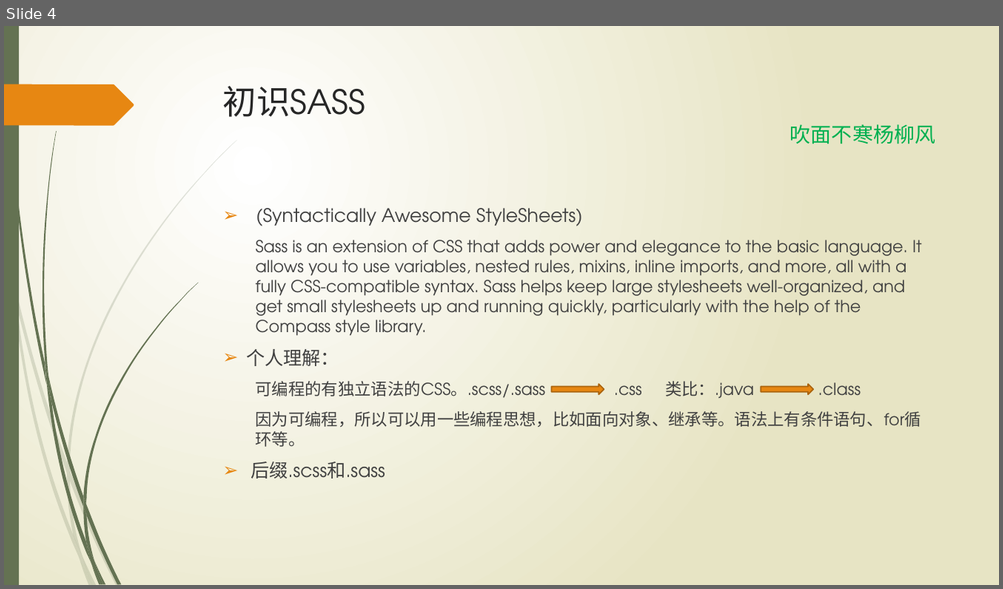
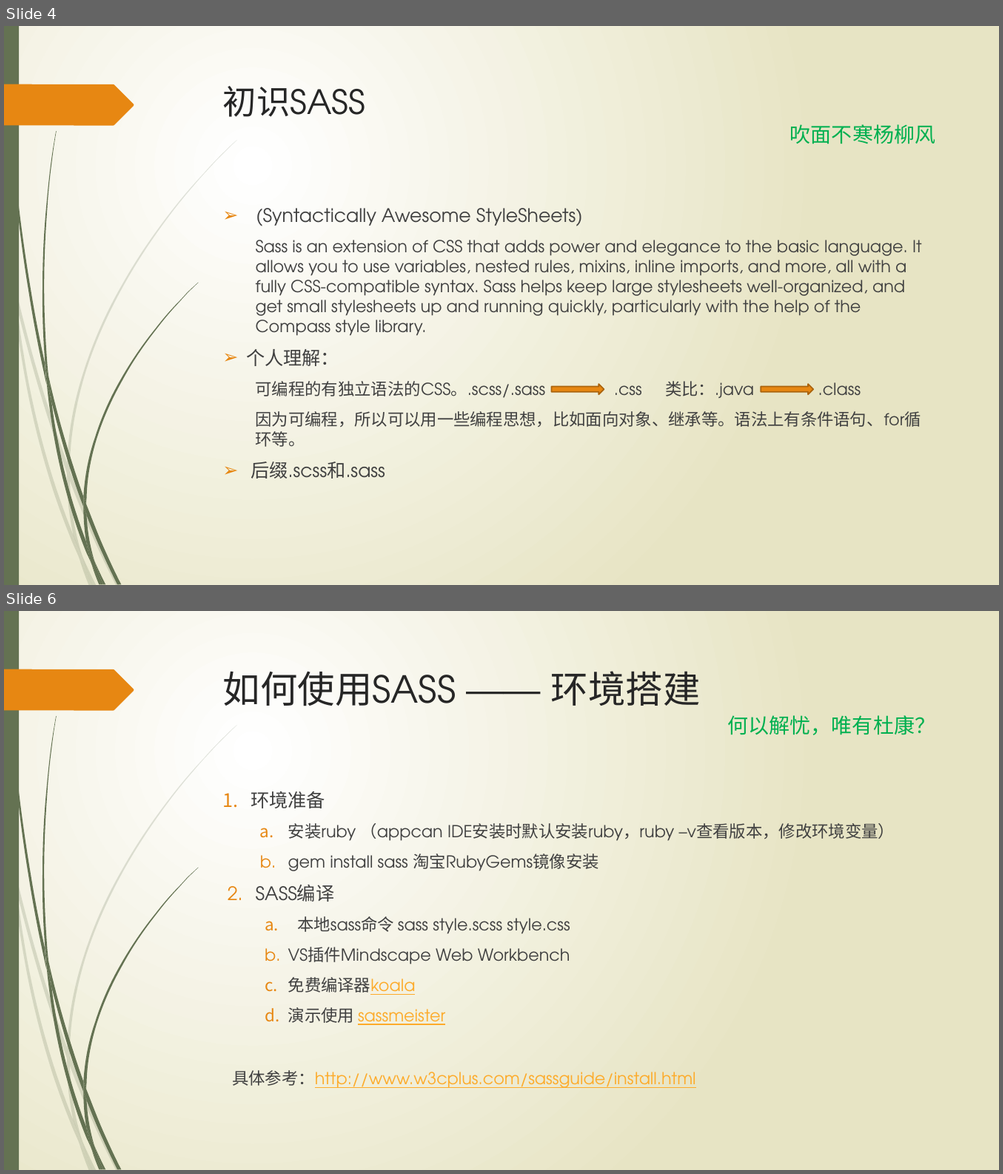
Before and after one commit to wangweihui/sassdemo, a slide deck: SASS愈行愈远.pptx. Shown one above the other, each under a label of ours: slide 4 before the commit, slides 4 and 6 after it; the slides between them are not shown. The pictures are 1003x589 and 1003x1174 pixels, drawn with LibreOffice and Linux fonts; fonts in the diff are those of the drawing. Boxes give left, top, right and bottom in pixels: in the first picture for what was removed or moved away, otherwise in the second. Text is boxed around its words. In the diff, an @@ line names an element or a change of style, - is before the commit and + after.

```diff
--- a/SASS愈行愈远.pptx
+++ b/SASS愈行愈远.pptx
@@ slide 6 added at (4, 611, 999, 1170), background gradient #FFFFFF to #E8E6C4; not listed: 24 template elements that a slide beside it also shows @@
@@ title added at (223, 671, 700, 706), 36 pt, text #262626 @@
+如何使用SASS —— 环境搭建
@@ text added at (728, 715, 935, 735), 20 pt, text #00B050 @@
+何以解忧，唯有杜康？
@@ text added at (232, 792, 894, 1088), 16 pt, text #404040 @@
+1. 环境准备
+  a. 安装ruby （appcan IDE安装时默认安装ruby，ruby –v查看版本，修改环境变量）
+  b. gem install sass 淘宝RubyGems镜像安装
+2. SASS编译
+  a. 本地sass命令 sass style.scss style.css
+  b. VS插件Mindscape Web Workbench
+  c. 免费编译器koala
+  d. 演示使用 sassmeister
+  具体参考：http://www.w3cplus.com/sassguide/install.html
```
Also in this commit, not shown: 2 slides changed, 1 other slide added.
